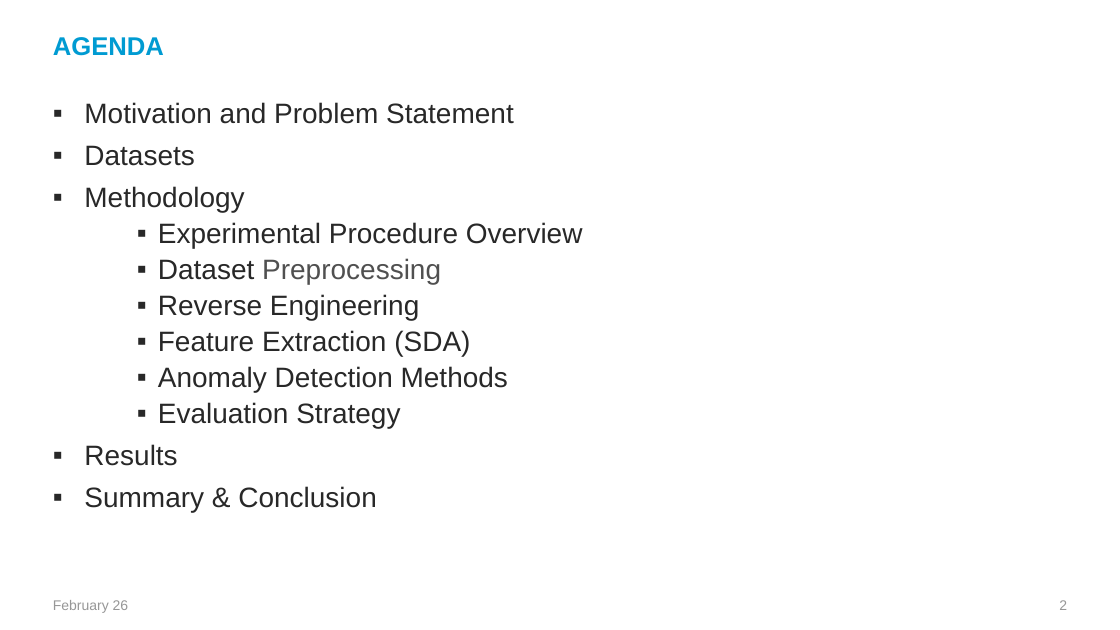
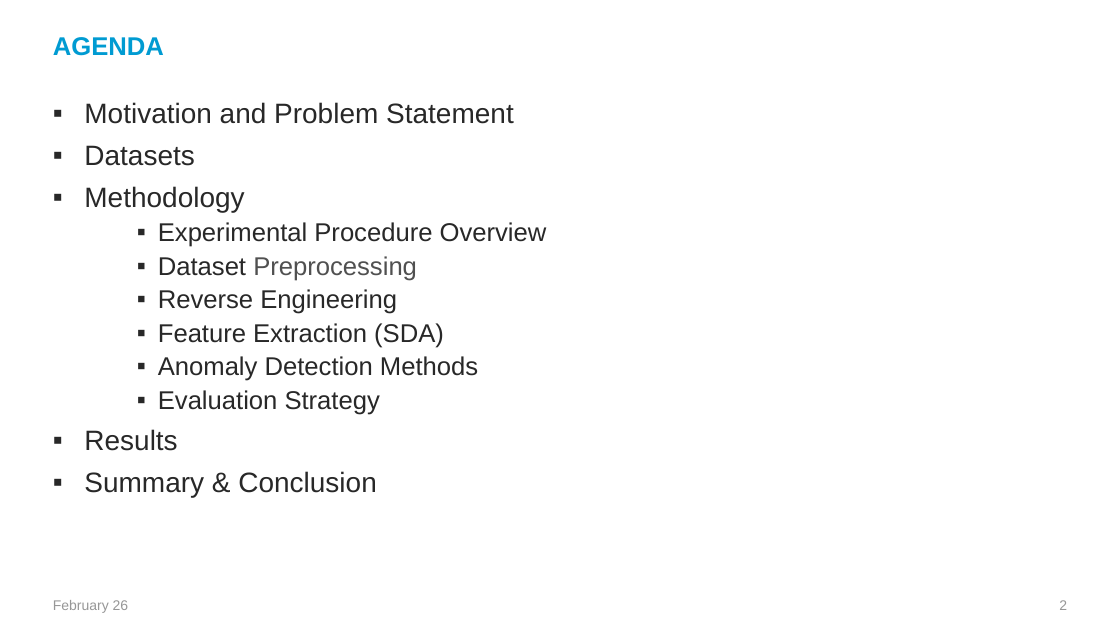
Before and after one commit to abdelazizSalah/Study_Project, a slide deck: slide 2 of Assignment6/final_presentation.pptx. Drawn at 1120x630 pixels with LibreOffice and Linux fonts; fonts in the diff are those of the drawing; background and template pictures are left out. Boxes give left, top, right and bottom in pixels: in the first picture for what was removed or moved away, otherwise in the second. Text is boxed around its words. In the diff, an @@ line names an element or a change of style, - is before the commit and + after.

```diff
--- a/Assignment6/final_presentation.pptx
+++ b/Assignment6/final_presentation.pptx
@@ text at box(158, 222, 547, 415): size 24 to 22 pt in "Experimental Procedure Overview", "Dataset Preprocessing", "Reverse Engineering", "Feature Extraction (SDA)" and 2 more places @@
```
Also in this commit, not shown: 6 other slides changed, 6 slides added, 49 other files.
